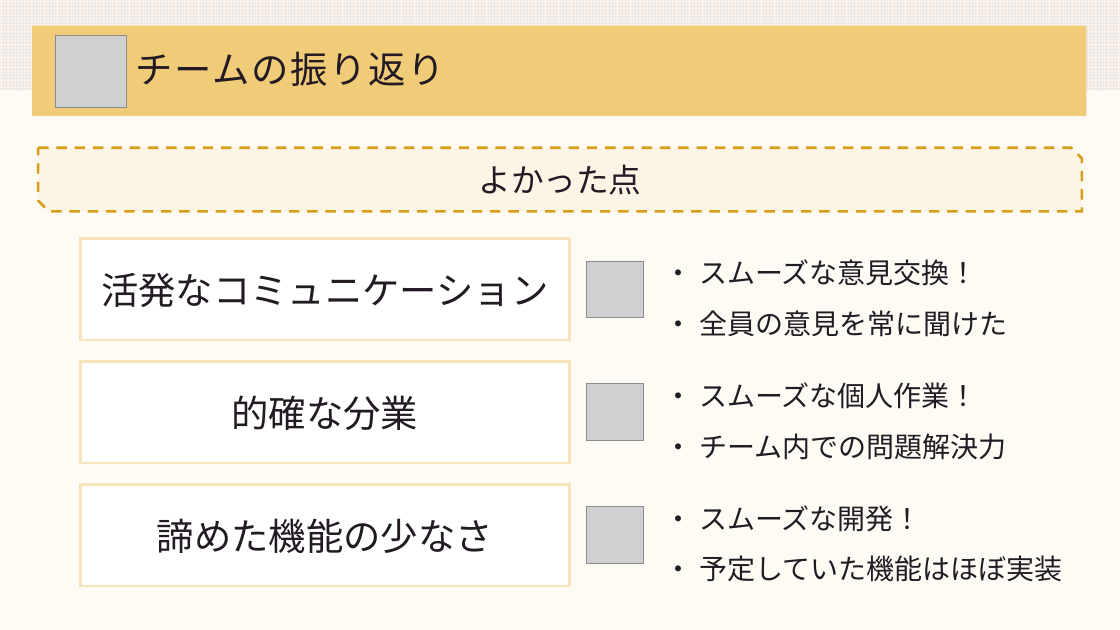
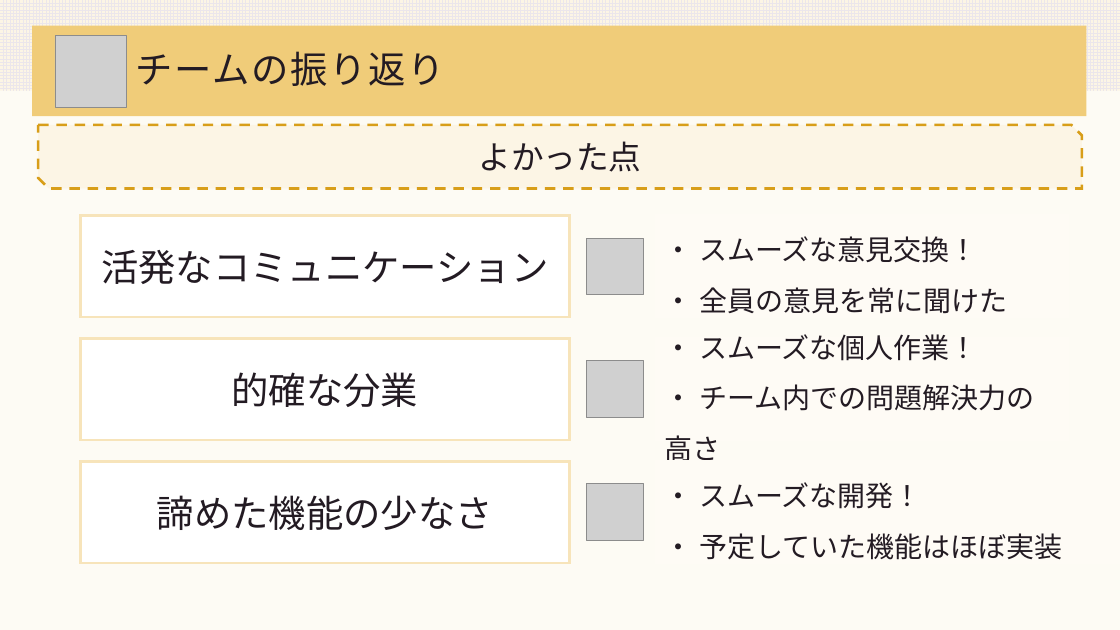
Before and after one commit to DOJO-2021/A-4, a slide deck: slide 19 of documents/worldMap発表資料.pptx (slide 18 before the commit). Drawn at 1120x630 pixels with LibreOffice and Linux fonts; fonts in the diff are those of the drawing; grey boxes stand for pictures. Boxes give left, top, right and bottom in pixels: in the first picture for what was removed or moved away, otherwise in the second. Text is boxed around its words. In the diff, an @@ line names an element or a change of style, - is before the commit and + after.

```diff
--- a/documents/worldMap発表資料.pptx
+++ b/documents/worldMap発表資料.pptx
@@ rectangle "的確な分業" moved from (x1=81, y1=361, x2=571, y2=463) to (x1=81, y1=339, x2=571, y2=440) @@
@@ rectangle "・ スムーズな個人作業！" moved from (x1=657, y1=361, x2=1068, y2=463) to (x1=657, y1=339, x2=1068, y2=440) @@
@@ text in rectangle at (x1=665, y1=384, x2=1034, y2=411): text changed @@
-・ チーム内での問題解決力
+・ チーム内での問題解決力の高さ
@@ 4 rectangles, 3 pictures, 1 snip diag rect moved together from (x1=38, y1=148, x2=1120, y2=586) to (x1=38, y1=125, x2=1120, y2=563) @@
```
Also in this commit, not shown: 5 other slides changed, 3 slides added, 1 slide removed.
